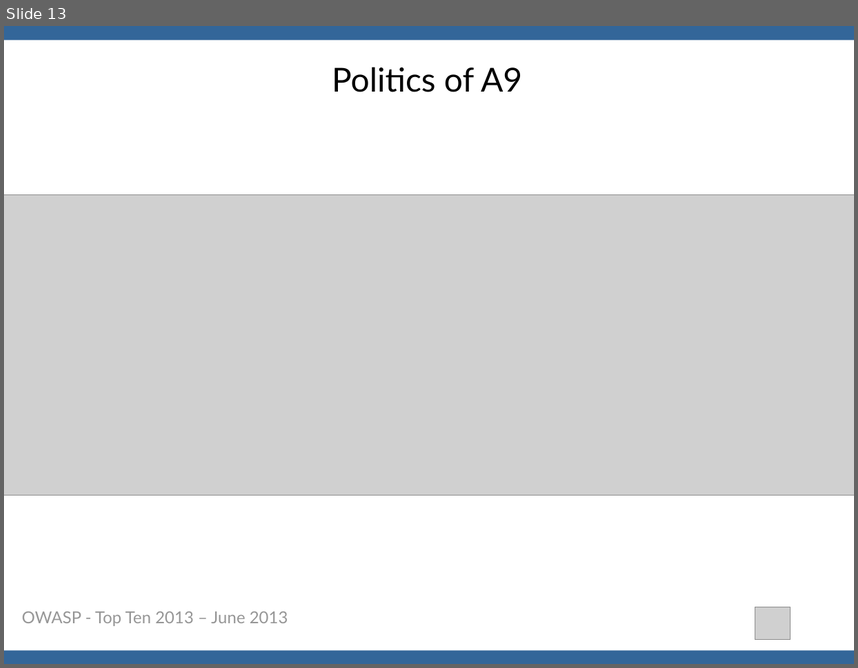
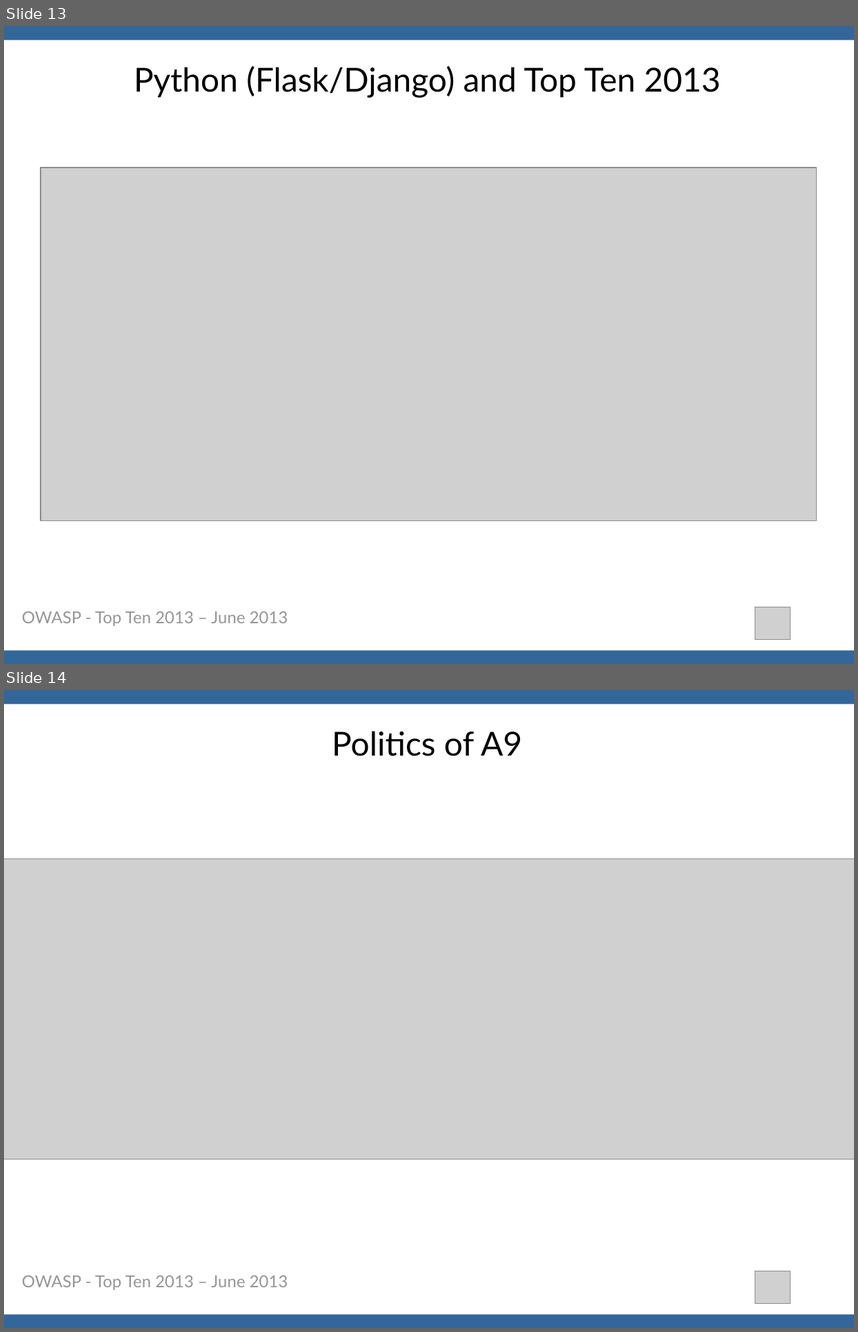
Before and after one commit to OWASP/OWASP-Top-10, a slide deck: 2013/Presentations/OWASP Top 10 - 2013 - Presentation - Christian Heinrich.ppt. Shown one above the other, each under a label of ours: slide 13 before the commit, slides 13 and 14 after it. The pictures are 858x668 and 858x1332 pixels, drawn with LibreOffice and Linux fonts; fonts in the diff are those of the drawing; grey boxes stand for pictures. Boxes give left, top, right and bottom in pixels: in the first picture for what was removed or moved away, otherwise in the second. Text is boxed around its words. In the diff, an @@ line names an element or a change of style, - is before the commit and + after.

Commit message:
Feature "Python vs OWASP Top Ten" slide

```diff
--- a/2013/Presentations/OWASP Top 10 - 2013 - Presentation - Christian Heinrich.ppt
+++ b/2013/Presentations/OWASP Top 10 - 2013 - Presentation - Christian Heinrich.ppt
@@ slide 13 added at (4,26,854,664), background #FFFFFF @@
@@ rectangle added at (4,26,854,40), fill #336699 @@
@@ title added at (134,66,721,98), 28 pt, text #000000 @@
+Python (Flask/Django) and Top Ten 2013
@@ picture added at (41,167,816,521) @@
@@ text added at (22,611,288,626), 14 pt, text #969696 @@
+OWASP - Top Ten 2013 – June 2013
@@ picture added at (755,606,791,639) @@
@@ rectangle added at (4,650,854,664), fill #336699 @@
@@ what was slide 13 is now slide 14 @@
```
Also in this commit, not shown: 2 other slides added, 3 other files.
